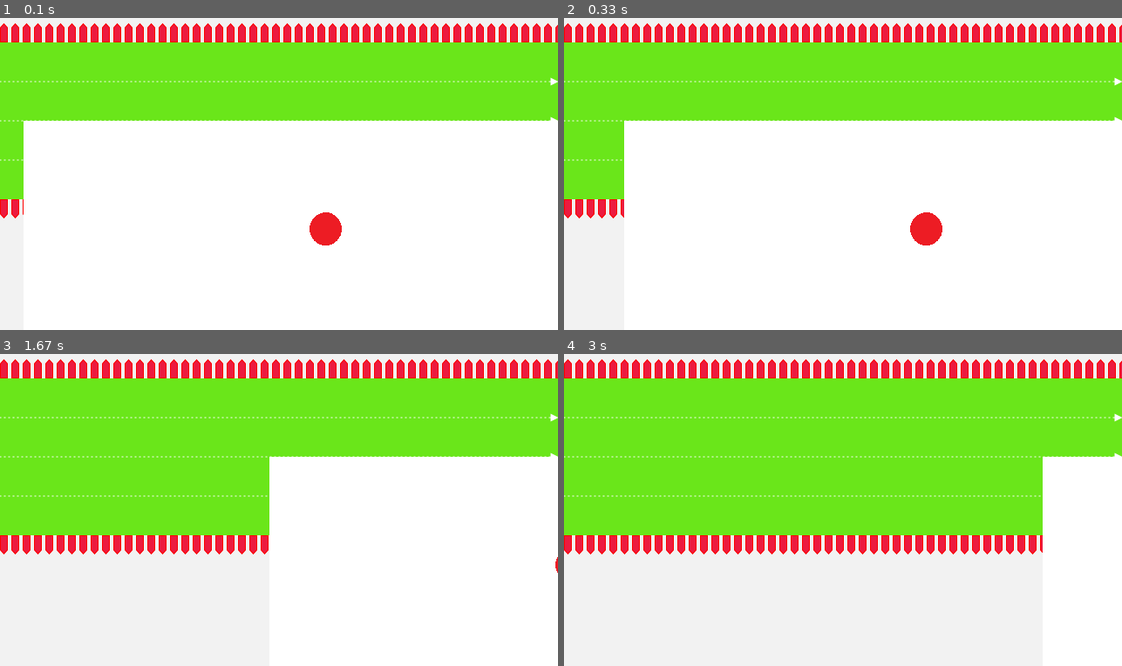
Above: before the commit, frames 1-4 (two rows, left to right).
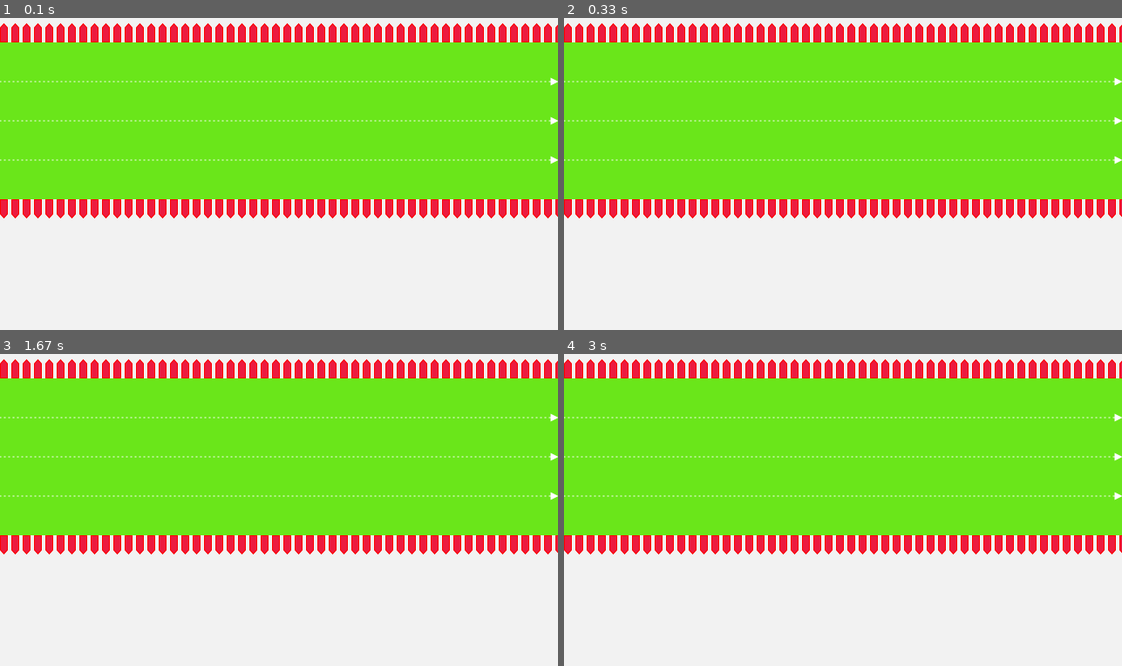
Above: after the commit, the same moments.

Repository: BelisaSalcedo/CarreraPyGame
Game: pygame game, started from main.py
Same seed, same stepped clock (60 frames per second), same inputs: the game is played once before the commit and once after it.
Inputs:
- Up to frame 1 (0.1 s): no input
- Up to frame 2 (0.33 s): no input
- Up to frame 3 (1.67 s): no input
- Up to frame 4 (3 s): no input

The runs differ from the first frame. In frame 1, 28% of the frame differs, in the area x 4-100%, y 32-73%; in frame 2, 26%; in frame 3, 15%; in frame 4, 4.1%.

Commit message:
Commit principal de pygame

Diff:
--- /dev/null
+++ b/cilopaygame.py
@@ -0,0 +1,18 @@
+import pygame, sys
+
+width=640
+height=480
+screen =pygame.display.set_mode((width, height))
+screen.fill((246,147,48))
+pygame.display.set_caption('Ciclo basico de pygame')
+
+pygame.init()
+
+gameOver=False
+while not gameOver:
+    for event in pygame.event.get():
+        if event.type==pygame.QUIT:
+            gameOver=True
+    pygame.display.flip()
+pygame.quit()
+sys.exit()
--- a/main.py
+++ b/main.py
@@ -1,42 +1,28 @@
-import pygame
-import sys
-
-class runner():
-    pass
+import pygame,sys
 
 class Game():
-    corredores =[]
 
+    runners=[]
+    __startLine=20
+    __finishLine=620
 
     def __init__(self):
+        self.__screen =pygame.display.set_mode((640, 480))
+        self.__background=pygame.image.load('images/background.png')
+        pygame.display.set_caption('Carrera de bichos')
 
-        self.__screen=pygame.display.set_mode((640,480))
-        pygame.display.set_caption ('Carrera de bichos')
-        self.background=pygame.image.load('images/background.png')
-        self.runner= pygame.image.load('images/smallball.png')
-
-    def competir (self):
-        x=0
-        hayGanador=False
-        while True:
-            #comprobacion de los eventos
+    def competir(self):
+        gameOver=False
+        while not gameOver:
             for event in pygame.event.get():
                 if event.type==pygame.QUIT:
-                    pygame.quit()
-                    sys.exit()
-
-            #Refrecar / renderizar la pantalla
-            self.__screen.blit(self.background,(0,0))
-            self.__screen.blit(self.runner,(x,240) )
+                    gameOver=True
+            self.__screen.blit(self.__background,(0,0))
             pygame.display.flip()
-
-            x +=3
-            if x >=250:
-                hayGanador=True
         pygame.quit()
         sys.exit()
 
 if __name__=='__main__':
+    game=Game()
     pygame.init()
-    game=Game()
     game.competir()
--- /dev/null
+++ b/main2.py
@@ -0,0 +1,42 @@
+import pygame
+import sys
+
+class runner():
+    pass
+
+class Game():
+    corredores =[]
+
+
+    def __init__(self):
+
+        self.__screen=pygame.display.set_mode((640,480))
+        pygame.display.set_caption ('Carrera de bichos')
+        self.background=pygame.image.load('images/background.png')
+        self.runner= pygame.image.load('images/smallball.png')
+
+    def competir (self):
+        x=0
+        hayGanador=False
+        while True:
+            #comprobacion de los eventos
+            for event in pygame.event.get():
+                if event.type==pygame.QUIT:
+                    pygame.quit()
+                    sys.exit()
+
+            #Refrecar / renderizar la pantalla
+            self.__screen.blit(self.background,(0,0))
+            self.__screen.blit(self.runner,(x,240) )
+            pygame.display.flip()
+
+            x +=3
+            if x >=250:
+                hayGanador=True
+        pygame.quit()
+        sys.exit()
+
+if __name__=='__main__':
+    pygame.init()
+    game=Game()
+    game.competir()
